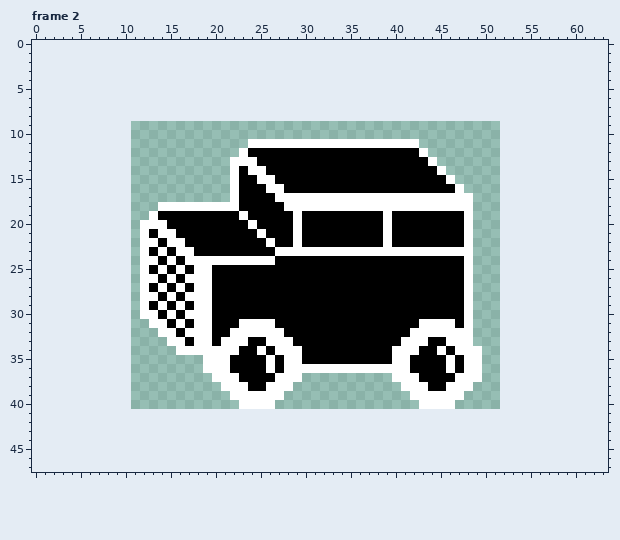
Edited in one commit: pixel-art file (Assets/Aseprite/New New/Car.aseprite). This is how it looked before the edit.
41x32 pixels, 4 frames. Shown: frame 2. The old version is drawn lined up with the new one, on the new canvas. The commit also changed other frames, which this record leaves out.
And afterwards:
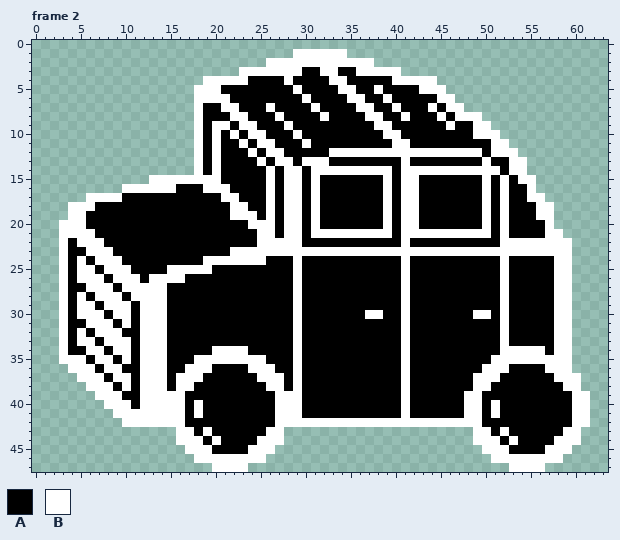
Palette (. is transparent): A #000000  B #ffffff
The edit:
canvas 41x32 -> 64x48, the old top-left corner now at 11,9
Changed rows in their new state; - is an unchanged pixel.
Frame 2:
first column x 3:
 1 --------------------------BBBBBB---------------------------
 2 -----------------------BBBBBBBBBBBB------------------------
 3 --------------------BBBBBBBAABBAABBBBB---------------------
 4 ----------------BBBBBAAAABAAAABBAAAAABBBBB-----------------
 5 ---------------BBBAAAAAAAABAAAABBAABAAAABBB----------------
 6 ---------------BBBBAAAAAAAABAAAABBAABAAAAABB---------------
 7 ---------------BAABBAAABAAAABAAAABBAABAAABABB--------------
 8 ---------------BAAABBAAABAAAABAAAABBAABAAABABBB------------
 9 ---------------BABBABBAAABAAAAAAAAABBAAAAAABAABB-----------
10 ---------------BABABABBAAABAAAAAAAAABBAAAAAAAABBB----------
11 ---------------BABAABA--AAA-AAAAAAAAA--AAAAAAAAABB---------
12 ---------------BABAAAB-BB-----BBBBBBBBBB-BBBBBBABBB--------
13 ---------------BABAAAAB-BB-BBB--------B--AAAAAABAABB-------
14 ---------------BABAA-AAB-BB-BBBBBBBBB-BBBB-BBBBBBABB-------
15 ----------BBBBBBBBAA--A--BB-B-------B-BB---AAAABABABB------
16 -------BBBBBBAAABBBA----ABB-B-------B-BB----AAABABAAB------
17 ---BBBBAAAAAAAAAAAB----BA--A-AAAAAAA-A--AAAAAAABABAABB-----
18 -BBBAAAAAAAAAAAAAAA-B--B---A-AAAAAAA-A--AAAAAAABABAAABB----
19 -BBAAAAAAAA--------B-B-B-B--B---------BB-----AABABAAABB----
20 BBBAAAAAAAAA----------BB-B--B---------BB-----AABABAAAAB----
21 BBBBAAAAAA-AA----------B-B--BBBBBBBB--BBBBBBB-BBABAAAABB---
22 BABBBAAAAAA-AA--------B-BB----------A-B------AAAABBBBBBBB--
23 BAABBBAAAA-A-AA----BBBBB----------------------BBBBBBBBBBB--
24 BABABBBAAAA-A-AA-------A--B-----------B------AAAABAAAAABB--
25 BABBABBBAA-AB-B-----------B-----------B------AAAABAAAAABB--
26 BABBBABBBA-B-BAAA---------B-----------B------AAAABAAAAABB--
27 BAABBBABB-B--A-AA---------B-----------B------AAAABAAAAABB--
28 BABABBBAB--BA-AAA---------B-----------B------AAAABAAAAABB--
29 BABBABBBA-B--A-AA---------B-----------B------AAAABAAAAABB--
30 BABBBABBA--BA-AAA---------B-------BB--B------ABBABAAAAABB--
31 BAABBBABAB---A-AA---AAAA--B-----------B-AAAA-AAAABAAAAABB--
32 BABABBBAABB-A-AAA--AAAAAA-B-----------BAAAAAAAAAABAAAAABB--
33 BABBABBBABBBAA-AA-AAA--AAAB------------AA--AAAAAABAAAAABB--
34 BAABBABBABBBAAAAA---B-A-AA-----------A-A--A-AAAAABBBBBABB--
35 BBBABBABABBBAAAB---BBBBA-A-----------A-----A-AAABBBBBBBBB--
36 -BBBABBAABBBAABB-AA--BB--A-AAAAAAAAAAA-----A-AABBBAAAABBB--
37 --BBBABBABBBABBBAAAA--BB-A-AAAAAAAAAAA-A----AA-BBAAAAAABBB-
38 ---BBBABABBBABBAAAAAA----ABAAAAAAAAAAA-AA--AAABBAAAAAAAABB-
39 ----BBBAABBBBBAAAAAAAAAA-BBAAAAAAAAAAABAAAAAABBAAAAAAAAAABB
40 -----BBBABBBBBABAAAAAAAABBBAAAAAAAAAAABAAAAAABBABAAAAAAAABB
41 ------BBBBBBBBABAAAAAAAABBBAAAAAAAAAAABAAAAAABBABAAAAAAAABB
42 -------BBBBBBBAAAAAAAAAABBBBBBBBBBBBBBBBBBBBBBBAAAAAAAAAABB
43 -------------BBABAAAAAABB---------------------BBABAAAAAABB-
44 -------------BBBABAAAABBB---------------------BBBABAAAABBB-
45 --------------BBBAAAABBB-----------------------BBBAAAABBB--
46 ---------------BBBBBBBB-------------------------BBBBBBBB---
47 -----------------BBBB-----------------------------BBBB-----
Where, in picture pixels (left, top, right, bottom), the same in both pictures:
changed: (59, 49, 590, 472)
